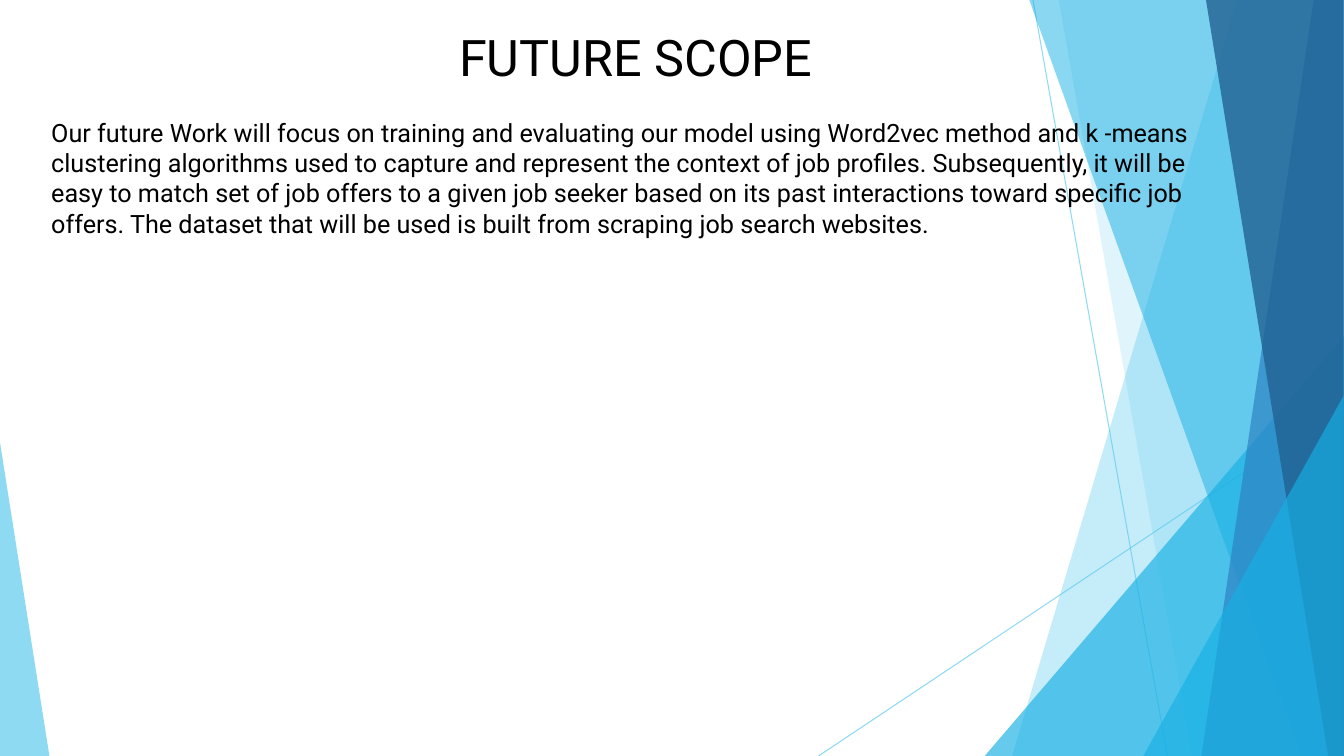
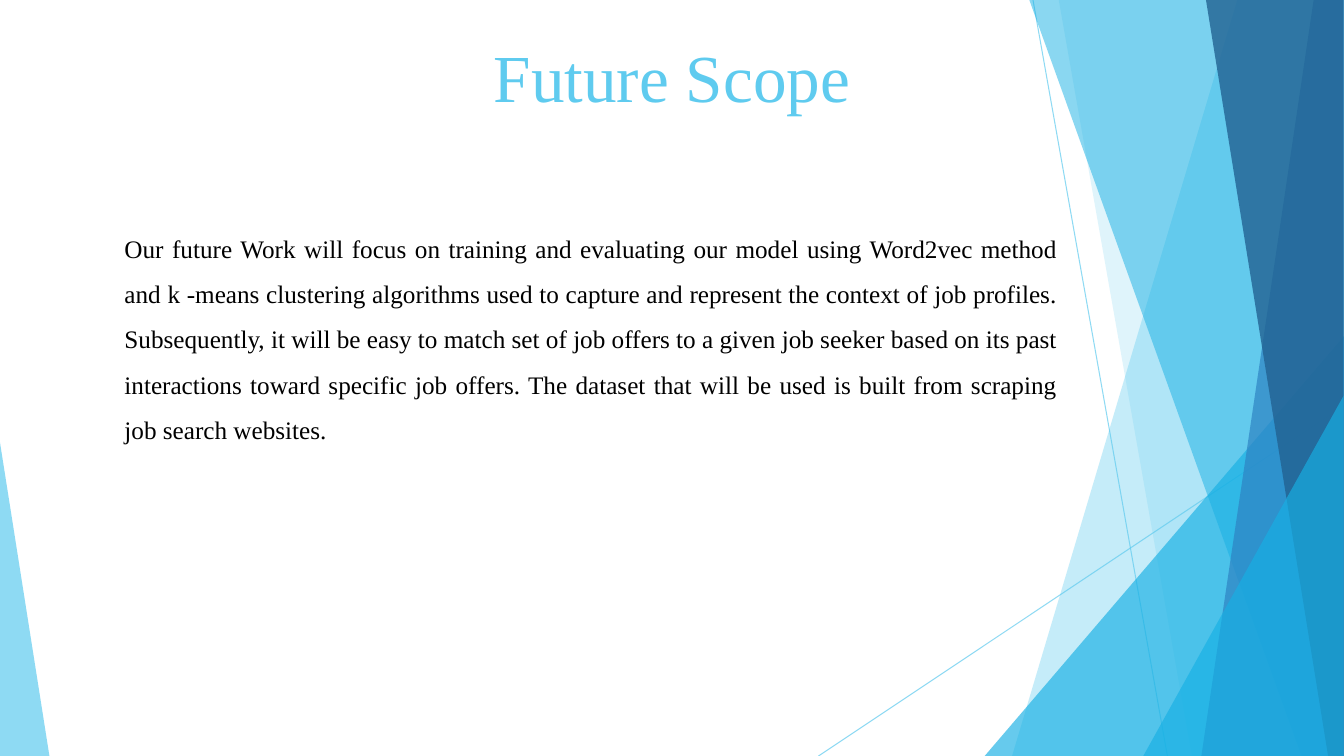
Before and after one commit to Vaibhav-Dharmik/project_reports_final_yr, a slide deck: slide 21 of final_submission_ppt.pptx (slide 20 before the commit). Drawn at 1344x756 pixels with LibreOffice and Linux fonts; fonts in the diff are those of the drawing. Boxes give left, top, right and bottom in pixels: in the first picture for what was removed or moved away, otherwise in the second. Text is boxed around its words. In the diff, an @@ line names an element or a change of style, - is before the commit and + after.

```diff
--- a/final_submission_ppt.pptx
+++ b/final_submission_ppt.pptx
@@ text at bbox=[459, 39, 812, 77]: paragraph removed @@
-FUTURE SCOPE
@@ text added at bbox=[494, 57, 850, 115], 48 pt, text #5FCBEF @@
+Future Scope
@@ text "Our future Work will focus ...": place and size @@
-text "Our future Work will focus ..." at bbox=[51, 39, 1188, 239]
+text "Our future Work will focus ..." at bbox=[124, 240, 1057, 445]
@@ text "Our future Work will focus ..." at bbox=[124, 240, 1057, 445]: font Roboto to Times New Roman; alignment left to justified; line spacing 1 to 1.5 @@
```
Also in this commit, not shown: 15 other slides changed, 5 slides added, 3 slides removed, 1 other file.
